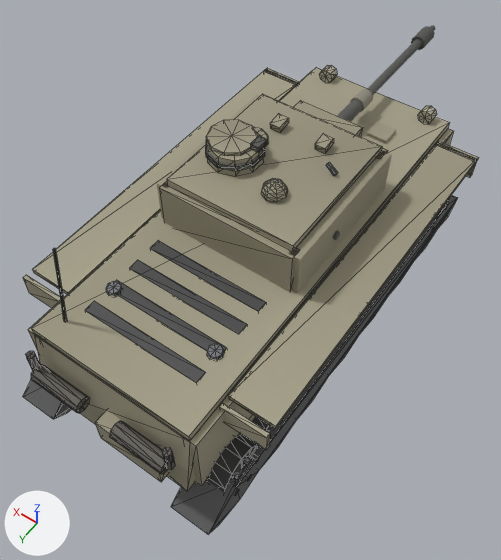
The glTF model client/assets/models/chinu.glb, before and after one commit.
Both versions are drawn from a 50 mm lens placed at (-3.42, 5.14, 8.38), pointed at (-0.03, 0.38, 0.91). The lights are fixed; the arrows at lower left show +X, +Y and +Z. The older version comes first. Mesh edges are drawn as thin lines on the coarser meshes. Where no turn or scale is listed for an object, it has been applied to the vertices. Vertices at exactly the same position are counted once.

In view in the first picture: 'barrel', 'hullRear', 'hullSide', 'hullTop', 'mantlet', 'tracks', 'turretFront', 'turretRear', 'turretRoof', 'turretSide', 'wheel7' and 2 more.
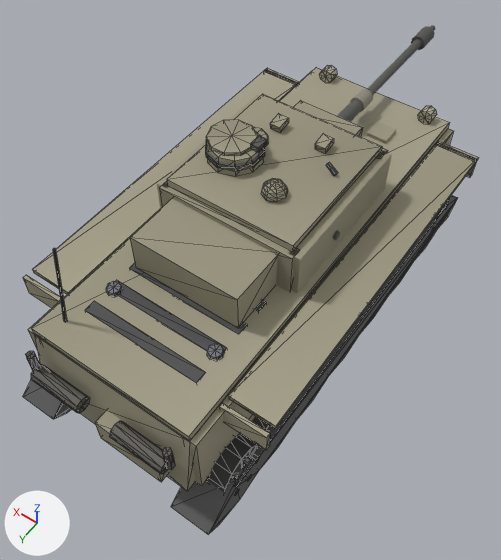
Pixel boxes (x1, y1, x2, y2) of what changed, in the pictures (501 x 560 px):
'turretFront', reshaped (mostly hidden before): before (377, 148, 388, 159); after (130, 148, 388, 328)
part 1 of me_mesh_22, added: after (130, 199, 278, 328)
'turretRear', unchanged, covered by the edit: before (160, 181, 300, 292); after (160, 182, 300, 292)

Diff of the bpy script that builds the scene:
```diff
--- a/client/assets/models/chinu.glb.py
+++ b/client/assets/models/chinu.glb.py
@@ me_mesh_22 @@
 # used by ob_turretfront; location = (0.0, -0.2, 1.83)
-me_mesh_22.from_pydata(...)  # 8 vertices, 12 faces; spans x -0.95..0.95, y -1.09..-0.89, z 0.0..0.68
+me_mesh_22.from_pydata(...)  # 16 vertices, 24 faces; spans x -0.95..0.95, y -1.09..1.85, z 0.0..0.68
+# me_mesh_22 part 1: a new loose piece, a box spanning x -0.76..0.76, y 1.05..1.85, z 0.07..0.61, in mat_turretfront_mat
 me_mesh_22.materials.append(mat_turretfront_mat)
```
